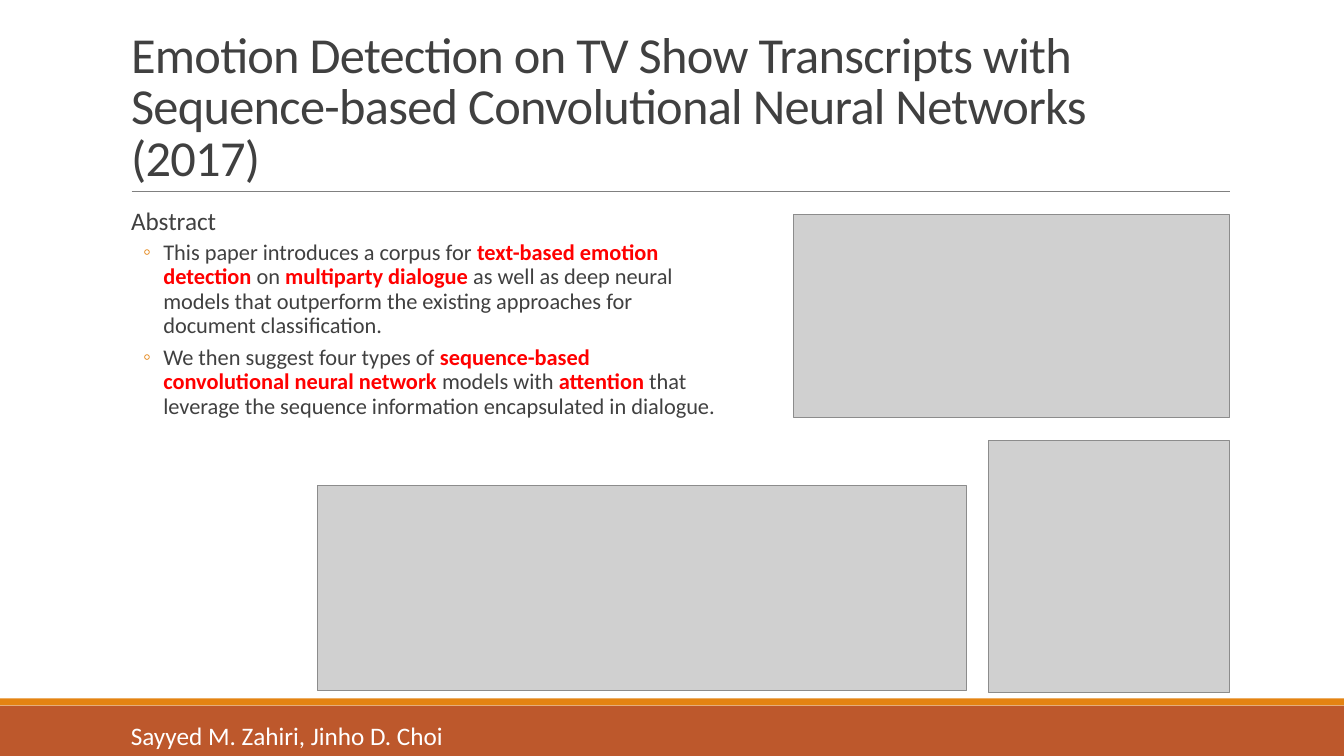
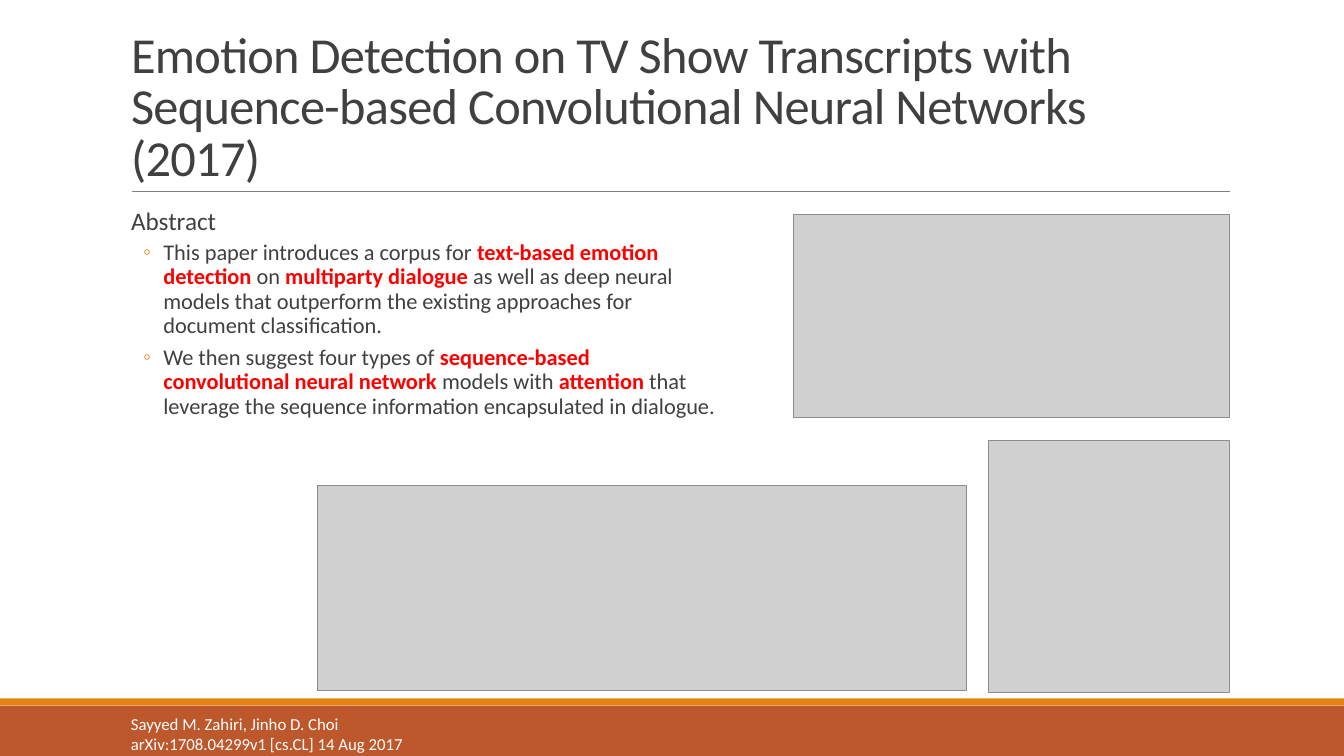
Before and after one commit to liangxh/grad, a slide deck: slide 9 of [报告] Text Emotion Detection.pptx. Drawn at 1344x756 pixels with LibreOffice and Linux fonts; fonts in the diff are those of the drawing; grey boxes stand for pictures. Boxes give left, top, right and bottom in pixels: in the first picture for what was removed or moved away, otherwise in the second. Text is boxed around its words. In the diff, an @@ line names an element or a change of style, - is before the commit and + after.

```diff
--- a/[报告] Text Emotion Detection.pptx
+++ b/[报告] Text Emotion Detection.pptx
@@ text "Sayyed M. Zahiri, Jinho D. ...": place and size @@
-text "Sayyed M. Zahiri, Jinho D. ..." at (131,727,443,749)
+text "Sayyed M. Zahiri, Jinho D. ..." at (131,718,403,753)
@@ text at (131,718,338,733): size 18 to 12 pt in "Sayyed M. Zahiri, Jinho D. Choi" @@
@@ text at (131,738,403,753): paragraph added @@
+arXiv:1708.04299v1 [cs.CL] 14 Aug 2017
```
Also in this commit, not shown: 11 other slides changed, 3 slides added, 5 other files.
